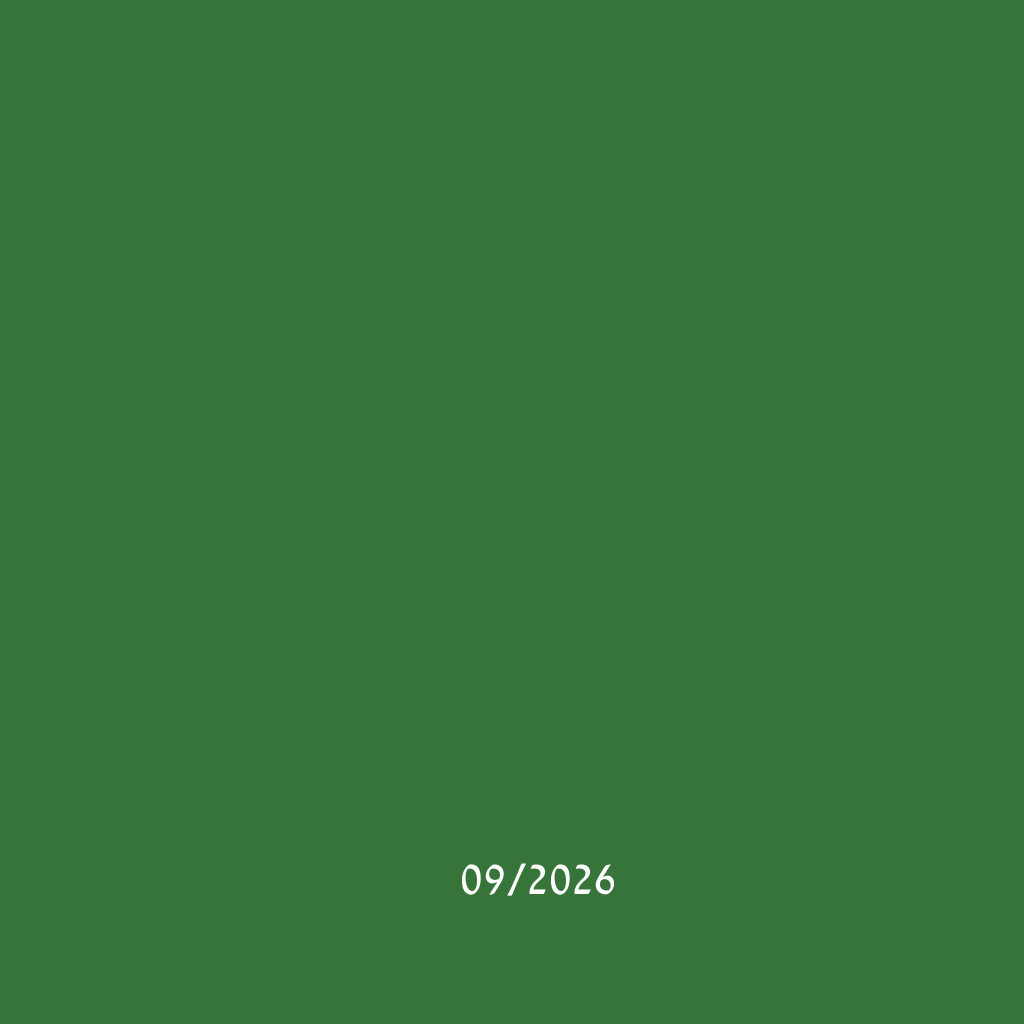
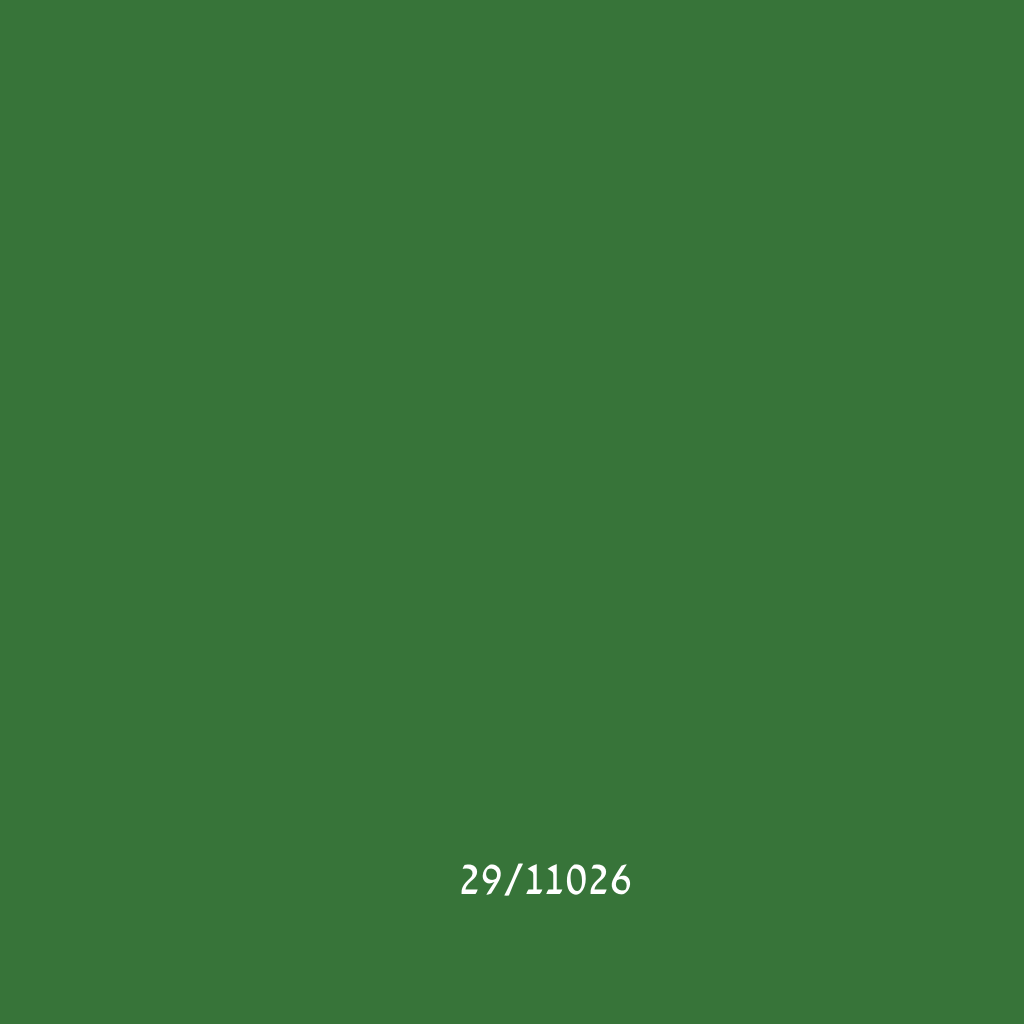
Layer changes from the first 1024×1024 image to the second:
renamed "09/2026" to "29/11026", painted on it over [461, 863, 631, 896]
